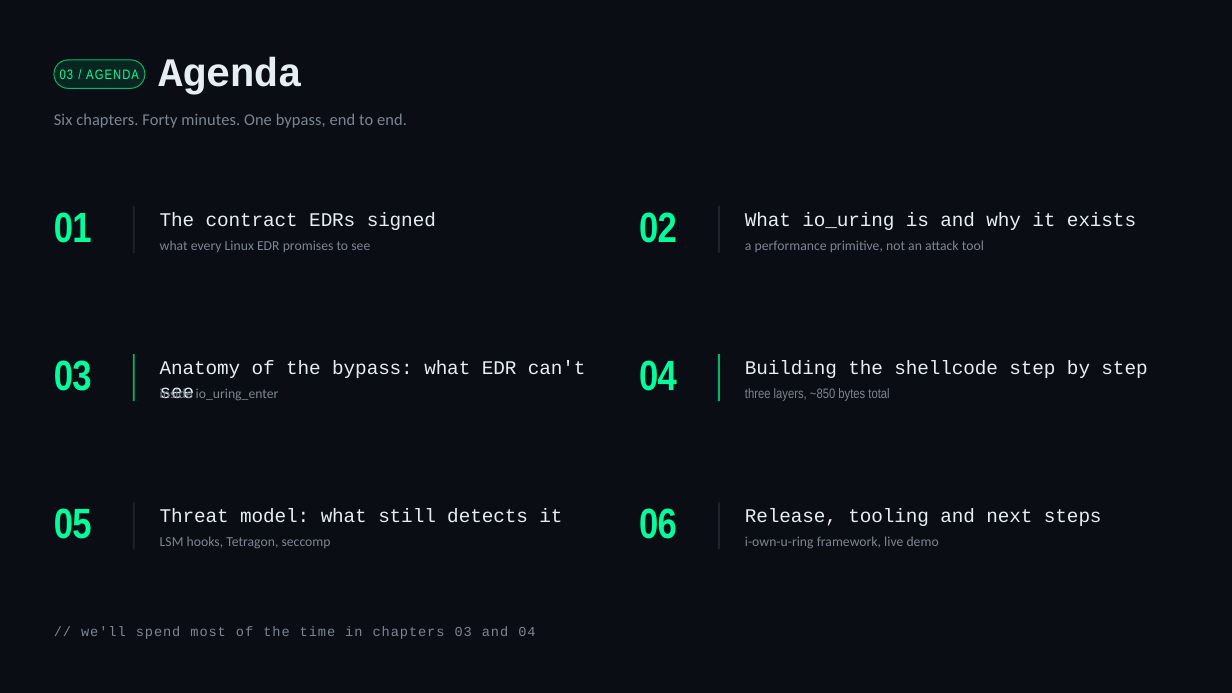
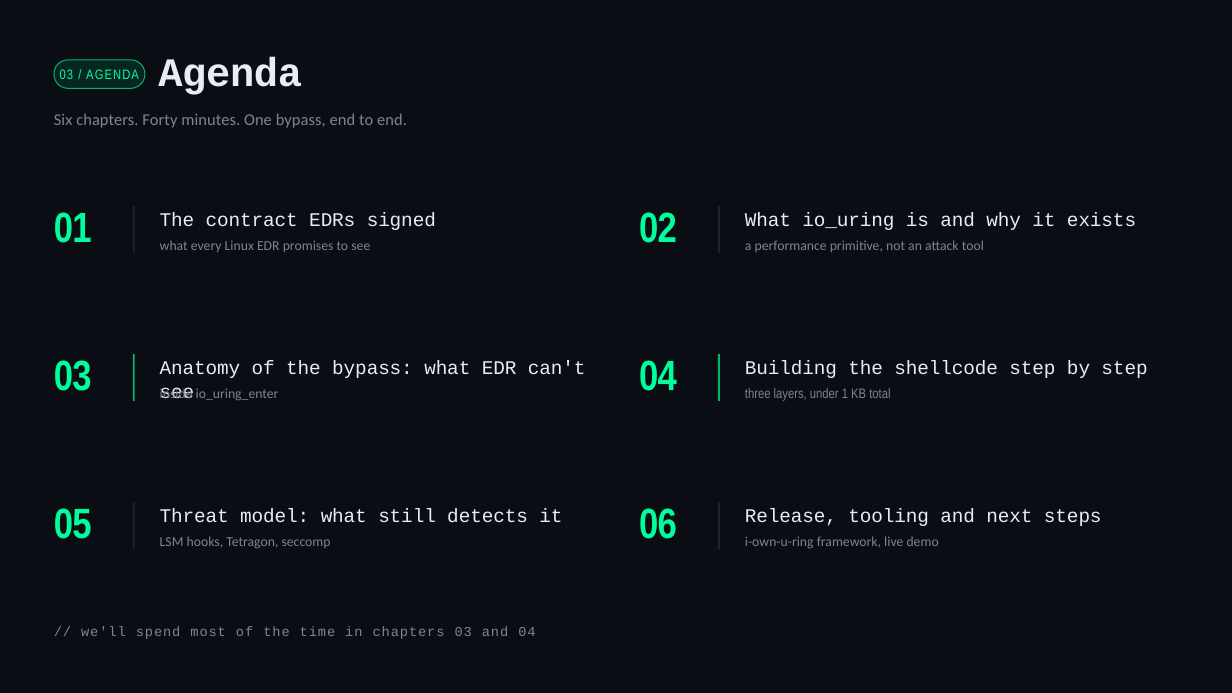
Before and after one commit to maycon/I-OWN-URING, a slide deck: slide 3 of talk/What EDRs Don't See — Syscall-less Shellcode via io_uring.pptx. Drawn at 1232x693 pixels with LibreOffice and Linux fonts; fonts in the diff are those of the drawing. Boxes give left, top, right and bottom in pixels: in the first picture for what was removed or moved away, otherwise in the second. Text is boxed around its words. In the diff, an @@ line names an element or a change of style, - is before the commit and + after.

```diff
--- a/talk/What EDRs Don't See — Syscall-less Shellcode via io_uring.pptx
+++ b/talk/What EDRs Don't See — Syscall-less Shellcode via io_uring.pptx
@@ text at (x1=745, y1=388, x2=890, y2=401): text changed @@
-three layers, ~850 bytes total
+three layers, under 1 KB total
```
Also in this commit, not shown: 6 other slides changed.
